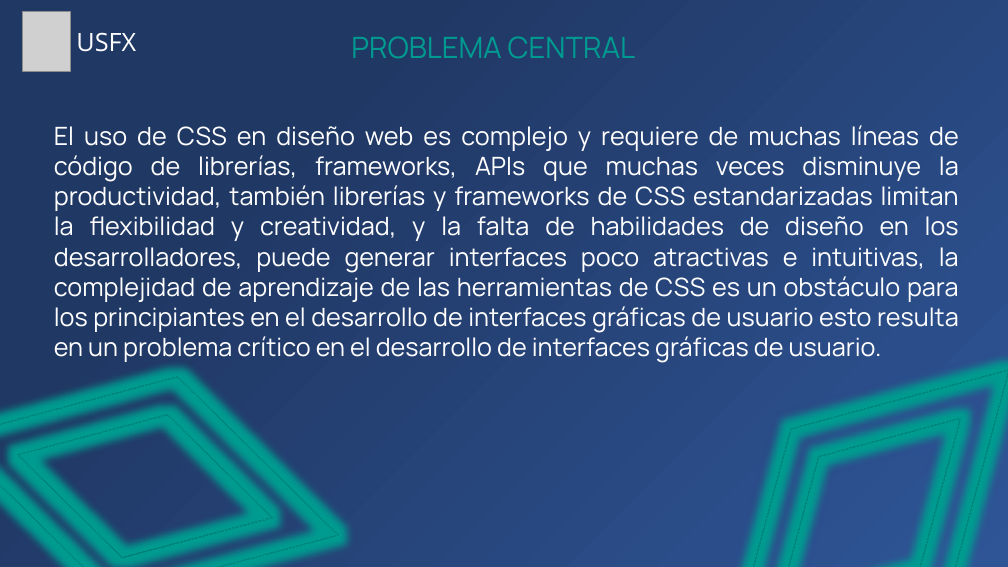
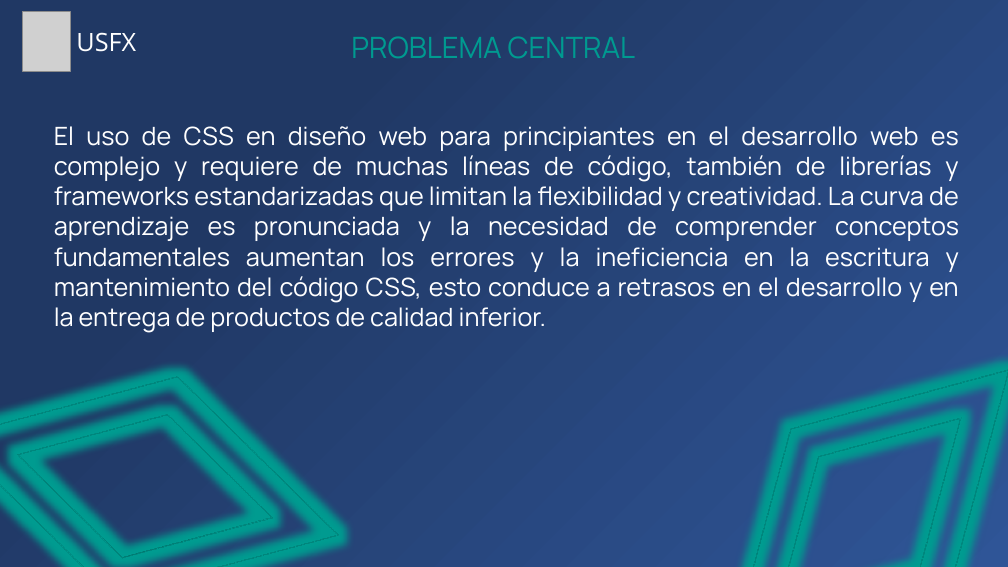
Before and after one commit to Zelechos/Generador-Css, a slide deck: slide 11 of documents/Presentación de Perfil - Modelo Generador CSS.pptx (slide 9 before the commit). Drawn at 1008x567 pixels with LibreOffice and Linux fonts; fonts in the diff are those of the drawing; grey boxes stand for pictures. Boxes give left, top, right and bottom in pixels: in the first picture for what was removed or moved away, otherwise in the second. Text is boxed around its words. In the diff, an @@ line names an element or a change of style, - is before the commit and + after.

```diff
--- a/documents/Presentación de Perfil - Modelo Generador CSS.pptx
+++ b/documents/Presentación de Perfil - Modelo Generador CSS.pptx
@@ text at [54, 126, 959, 333]: text changed @@
-El uso de CSS en diseño web es complejo y requiere de muchas líneas de código de librerías, frameworks, APIs que muchas veces disminuye la productividad, también librerías y frameworks de CSS estandarizadas limitan la flexibilidad y creatividad, y la falta de habilidades de diseño en los desarrolladores, puede generar interfaces poco atractivas e intuitivas, la complejidad de aprendizaje de las herramientas de CSS es un obstáculo para los principiantes en el desarrollo de interfaces gráficas de usuario esto resulta en un problema crítico en el desarrollo de interfaces gráficas de usuario.
+El uso de CSS en diseño web para principiantes en el desarrollo web es complejo y requiere de muchas líneas de código, también de librerías y frameworks estandarizadas que limitan la flexibilidad y creatividad. La curva de aprendizaje es pronunciada y la necesidad de comprender conceptos fundamentales aumentan los errores y la ineficiencia en la escritura y mantenimiento del código CSS, esto conduce a retrasos en el desarrollo y en la entrega de productos de calidad inferior.
```
Also in this commit, not shown: 4 other slides changed, 2 slides added, 1 other file.
